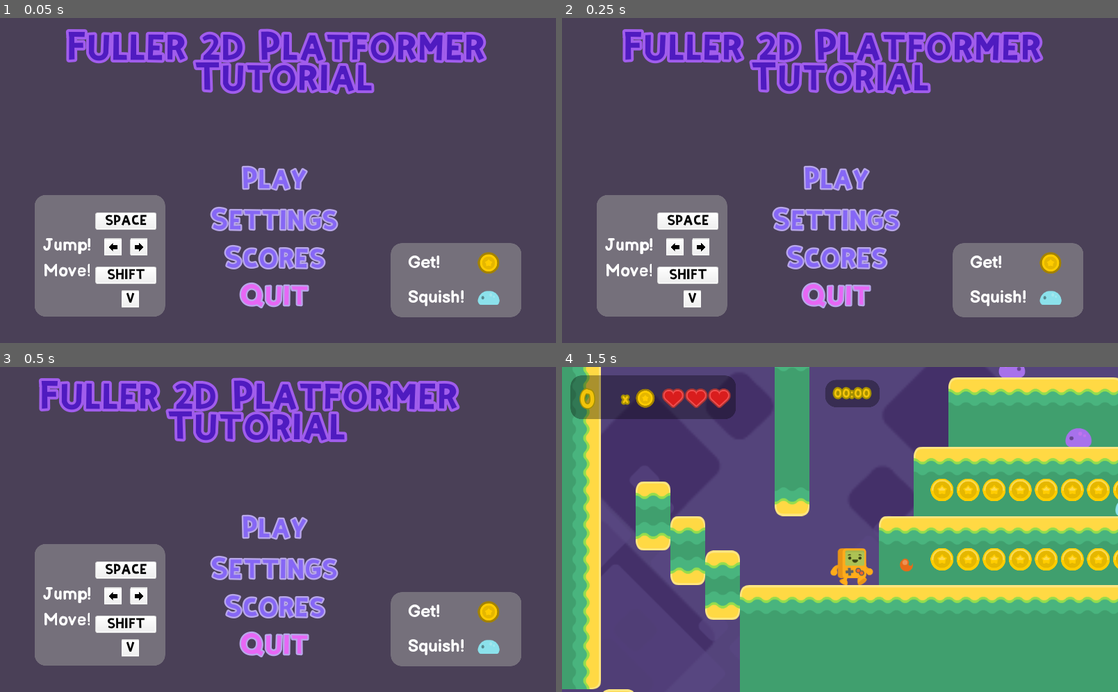
Above: before the commit, frames 1-4 (two rows, left to right).
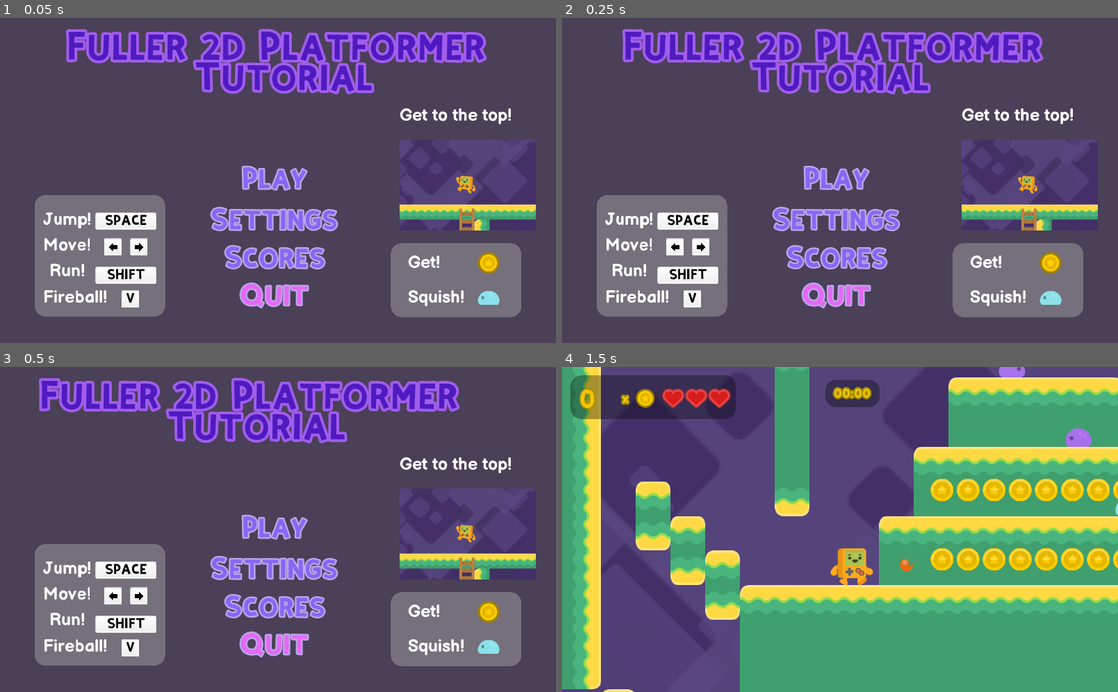
Above: after the commit, the same moments.

Repository: CrabbitSlater/Godot_2D_Tutorial_adv
Game: Godot game, scene res://Assets/TitleMenu.tscn
Two runs of this game, one before a commit and one after it. Both use one fixed random seed, a clock stepped at 60 frames per second and the inputs below.
Inputs:
- Up to frame 1 (0.05 s): no input
- Up to frame 2 (0.25 s): no input
- Up to frame 3 (0.5 s): no input
- Up to frame 4 (1.5 s): click "Play" at 0.5 s; hold D (player_right) from 1.28 s (still down); tap V (player_fire) at 1.35 s

The runs differ from the first frame. In frame 1, 5.5% of the frame differs, in the area x 7-97%, y 27-88%; in frame 2, 5.5%; in frame 3, 5.5%; in frame 4, nothing differs.

Commit message:
tidied up title menu, touched up scoring system- need to do a once over on level to clean up and then ready to build and test on platforms

Diff:
--- a/Assets/GameWinScreen.tscn
+++ b/Assets/GameWinScreen.tscn
@@ -99,8 +99,8 @@
 anchor_bottom = 1.0
 margin_left = 378.0
 margin_top = 201.888
-margin_right = -302.0
-margin_bottom = -296.112
+margin_right = 1746.0
+margin_bottom = 903.888
 custom_colors/font_color = Color( 0.0823529, 0.866667, 0.0784314, 1 )
 custom_fonts/font = SubResource( 2 )
 text = "You Win!"
@@ -114,19 +114,19 @@
 
 [node name="HighscorePanel" type="Panel" parent="."]
 visible = false
-margin_left = 276.0
-margin_top = 300.0
-margin_right = 826.0
-margin_bottom = 512.0
+margin_left = 400.0
+margin_top = 304.0
+margin_right = 666.0
+margin_bottom = 516.0
 custom_styles/panel = SubResource( 5 )
 
 [node name="LineEdit" type="LineEdit" parent="HighscorePanel"]
 anchor_top = 1.0
 anchor_right = 1.0
 anchor_bottom = 1.0
-margin_left = 230.0
+margin_left = 96.0
 margin_top = -130.0
-margin_right = -230.0
+margin_right = -88.0
 margin_bottom = -90.0
 max_length = 3
 
@@ -134,10 +134,10 @@
 anchor_top = 1.0
 anchor_right = 1.0
 anchor_bottom = 1.0
-margin_left = 230.0
-margin_top = -67.0
-margin_right = -232.0
-margin_bottom = -20.0
+margin_left = 96.0
+margin_top = -64.0
+margin_right = -82.0
+margin_bottom = -17.0
 custom_colors/font_color = Color( 0.52549, 0.403922, 0.960784, 1 )
 custom_colors/font_color_hover = Color( 0.352941, 0.027451, 0.372549, 1 )
 custom_colors/font_color_pressed = Color( 0.117647, 0.0117647, 0.278431, 1 )
@@ -145,5 +145,19 @@
 text = "OK"
 flat = true
 
+[node name="Title" type="Label" parent="HighscorePanel"]
+margin_left = 64.0
+margin_top = 4.0
+margin_right = 193.0
+margin_bottom = 34.0
+text = "High Score!"
+
+[node name="text" type="Label" parent="HighscorePanel"]
+margin_left = 64.0
+margin_top = 36.0
+margin_right = 203.0
+margin_bottom = 66.0
+text = "Enter Name:"
+
 [connection signal="pressed" from="GotoTitleButton" to="GotoTitleButton" method="_on_GotoTitleButton_pressed"]
 [connection signal="pressed" from="HighscorePanel/Accept" to="." method="_on_Accept_pressed"]
--- a/Assets/TitleMenu.tscn
+++ b/Assets/TitleMenu.tscn
@@ -9,6 +9,11 @@
 [ext_resource path="res://Assets/Enemy/Sprites/slimeBlue_blue.png" type="Texture" id=7]
 [ext_resource path="res://Assets/UI/Fonts/BalsamiqSans-Bold.ttf" type="DynamicFontData" id=8]
 [ext_resource path="res://Assets/TitleMenu.gd" type="Script" id=9]
+[ext_resource path="res://Assets/UI/UI_Img/winimg.png" type="Texture" id=10]
+
+[sub_resource type="DynamicFont" id=5]
+size = 32
+font_data = ExtResource( 8 )
 
 [sub_resource type="DynamicFont" id=1]
 size = 55
@@ -66,10 +71,6 @@
 outline_color = Color( 0, 0, 0, 1 )
 font_data = ExtResource( 2 )
 
-[sub_resource type="DynamicFont" id=5]
-size = 32
-font_data = ExtResource( 8 )
-
 [sub_resource type="DynamicFont" id=3]
 size = 40
 outline_size = 3
@@ -85,6 +86,24 @@
 margin_right = 1024.0
 margin_bottom = 600.0
 color = Color( 0.290196, 0.25098, 0.341176, 1 )
+
+[node name="Label7" type="Label" parent="."]
+margin_left = 736.0
+margin_top = 160.0
+margin_right = 824.0
+margin_bottom = 199.0
+custom_fonts/font = SubResource( 5 )
+text = "Get to the top! "
+align = 1
+valign = 1
+
+[node name="TextureRect" type="TextureRect" parent="Label7"]
+margin_top = 64.0
+margin_right = 256.0
+margin_bottom = 232.0
+texture = ExtResource( 10 )
+expand = true
+stretch_mode = 5
 
 [node name="Title_Label" type="Label" parent="."]
 anchor_left = 0.5
@@ -113,6 +132,46 @@
 margin_bottom = -41.2
 custom_styles/panel = SubResource( 2 )
 
+[node name="Label3" type="Label" parent="PanelControls"]
+margin_left = 16.0
+margin_top = 25.0
+margin_right = 104.0
+margin_bottom = 64.0
+custom_fonts/font = SubResource( 5 )
+text = "Jump!"
+align = 1
+valign = 1
+
+[node name="Label4" type="Label" parent="PanelControls"]
+margin_left = 16.0
+margin_top = 73.0
+margin_right = 104.0
+margin_bottom = 112.0
+custom_fonts/font = SubResource( 5 )
+text = "Move!"
+align = 1
+valign = 1
+
+[node name="Label5" type="Label" parent="PanelControls"]
+margin_left = 16.0
+margin_top = 121.0
+margin_right = 104.0
+margin_bottom = 160.0
+custom_fonts/font = SubResource( 5 )
+text = "Run!"
+align = 1
+valign = 1
+
+[node name="Label6" type="Label" parent="PanelControls"]
+margin_left = 16.0
+margin_top = 169.0
+margin_right = 104.0
+margin_bottom = 208.0
+custom_fonts/font = SubResource( 5 )
+text = "Fireball!"
+align = 1
+valign = 1
+
 [node name="Spacebar" type="TextureRect" parent="PanelControls"]
 margin_left = 112.0
 margin_top = 32.0
@@ -230,26 +289,6 @@
 margin_bottom = 55.0
 custom_fonts/font = SubResource( 5 )
 text = "Get!"
-align = 1
-valign = 1
-
-[node name="Label3" type="Label" parent="PanelEnemies"]
-margin_left = -640.0
-margin_top = -16.0
-margin_right = -552.0
-margin_bottom = 23.0
-custom_fonts/font = SubResource( 5 )
-text = "Jump!"
-align = 1
-valign = 1
-
-[node name="Label4" type="Label" parent="PanelEnemies"]
-margin_left = -640.0
-margin_top = 32.0
-margin_right = -552.0
-margin_bottom = 71.0
-custom_fonts/font = SubResource( 5 )
-text = "Move!"
 align = 1
 valign = 1
 
--- a/HighScoreManager.gd
+++ b/HighScoreManager.gd
@@ -2,7 +2,7 @@
 
 
 
-const MAX_HISCORES = 10
+const MAX_HISCORES = 9
 const HISCORE_SAVE_FILE = "user://2dtutorial_hiscore.save"
 const TIMEBONUS_THRESHOLD = 180
 const ENEMY_WEIGHT = 100
@@ -108,6 +108,9 @@
 
 	saved_hiscore = sorted_scores
 
+	while saved_hiscore.size() > MAX_HISCORES:
+		saved_hiscore.remove(saved_hiscore.size()-1)
+
 	#print('SORTING DONE\n\n'+ str(saved_hiscore)+" \n-----------\n\n")
 	#trim list to MAX_HISCORE entries
 
@@ -135,12 +138,10 @@
 	var file = File.new()
 	if not file.file_exists(HISCORE_SAVE_FILE):
 		print("creating default file ")
-		add_hiscore("a",10,5,300)
-		add_hiscore("b",10,2,300)
-		add_hiscore("c",10,3,300)
-		add_hiscore("d",80,2,300)
-		add_hiscore("e",99,3,65)
-		add_hiscore("f",100,420,65)
+
+		for x in range(9):
+			add_hiscore("___",0,0,999)
+			print("length of scoretable is "+str(saved_hiscore.size()))
 
 	file.open(HISCORE_SAVE_FILE,File.READ)
 	saved_hiscore = file.get_var()
Not shown: 1 places in Assets/TitleMenu.tscn that only renumber resources
Binary file added: Assets/UI/UI_Img/winimg.png
Not shown, added: Assets/UI/UI_Img/winimg.png.import
